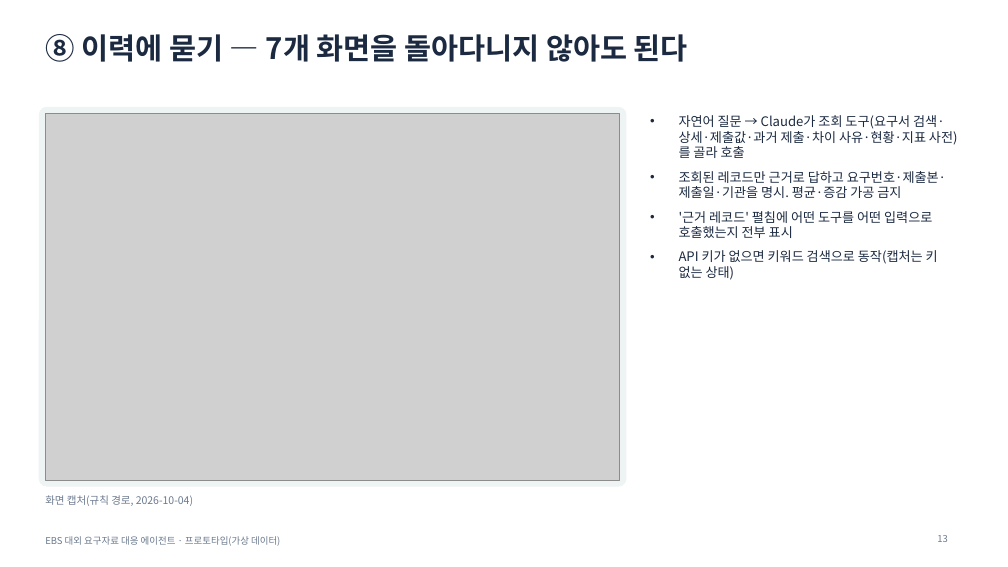
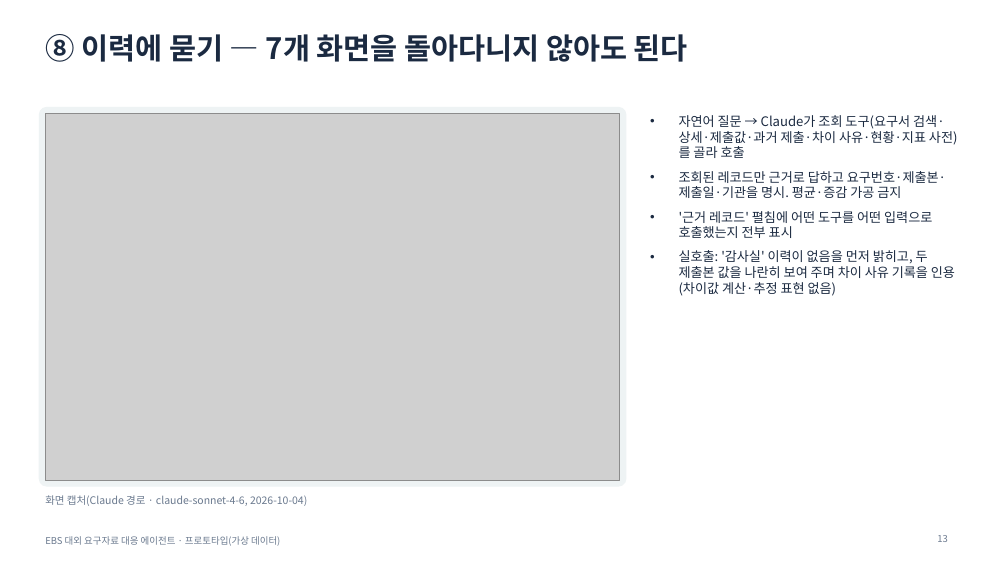
Before and after one commit to lts134/ebsjajucenter, a slide deck: slide 13 of app/docs/발표자료_EBS_요구자료대응에이전트.pptx. Drawn at 1008x567 pixels with LibreOffice and Linux fonts; fonts in the diff are those of the drawing; grey boxes stand for pictures. Boxes give left, top, right and bottom in pixels: in the first picture for what was removed or moved away, otherwise in the second. Text is boxed around its words. In the diff, an @@ line names an element or a change of style, - is before the commit and + after.

```diff
--- a/app/docs/발표자료_EBS_요구자료대응에이전트.pptx
+++ b/app/docs/발표자료_EBS_요구자료대응에이전트.pptx
@@ text at bbox=[679, 250, 955, 296]: text changed @@
-• API 키가 없으면 키워드 검색으로 동작(캡처는 키 없는 상태)
+• 실호출: '감사실' 이력이 없음을 먼저 밝히고, 두 제출본 값을 나란히 보여 주며 차이 사유 기록을 인용(차이값 계산·추정 표현 없음)
@@ text at bbox=[45, 495, 307, 506]: text changed @@
-화면 캡처(규칙 경로, 2026-10-04)
+화면 캡처(Claude 경로 · claude-sonnet-4-6, 2026-10-04)
```
Also in this commit, not shown: 5 other slides changed, 36 other files.
